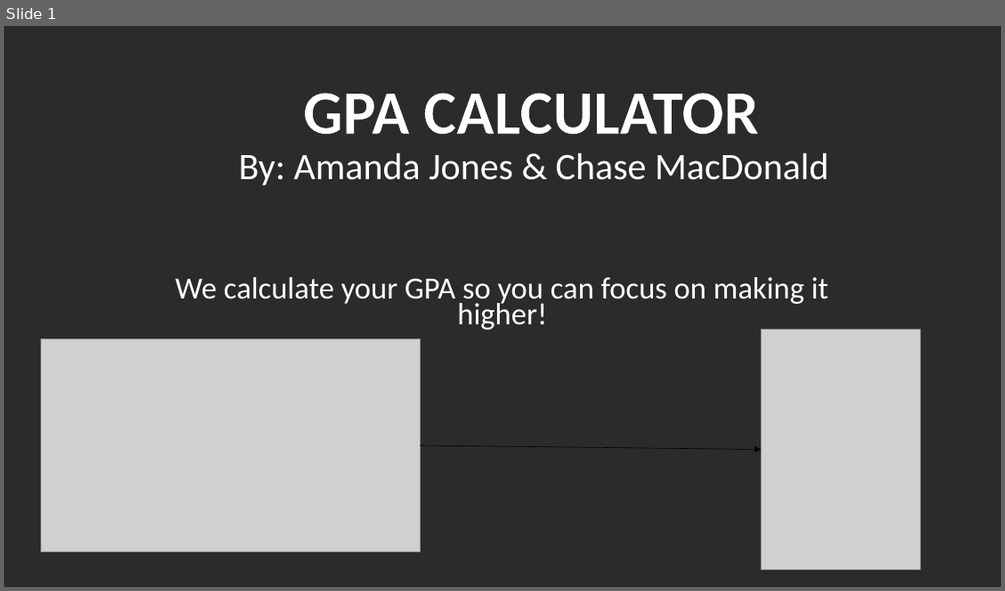
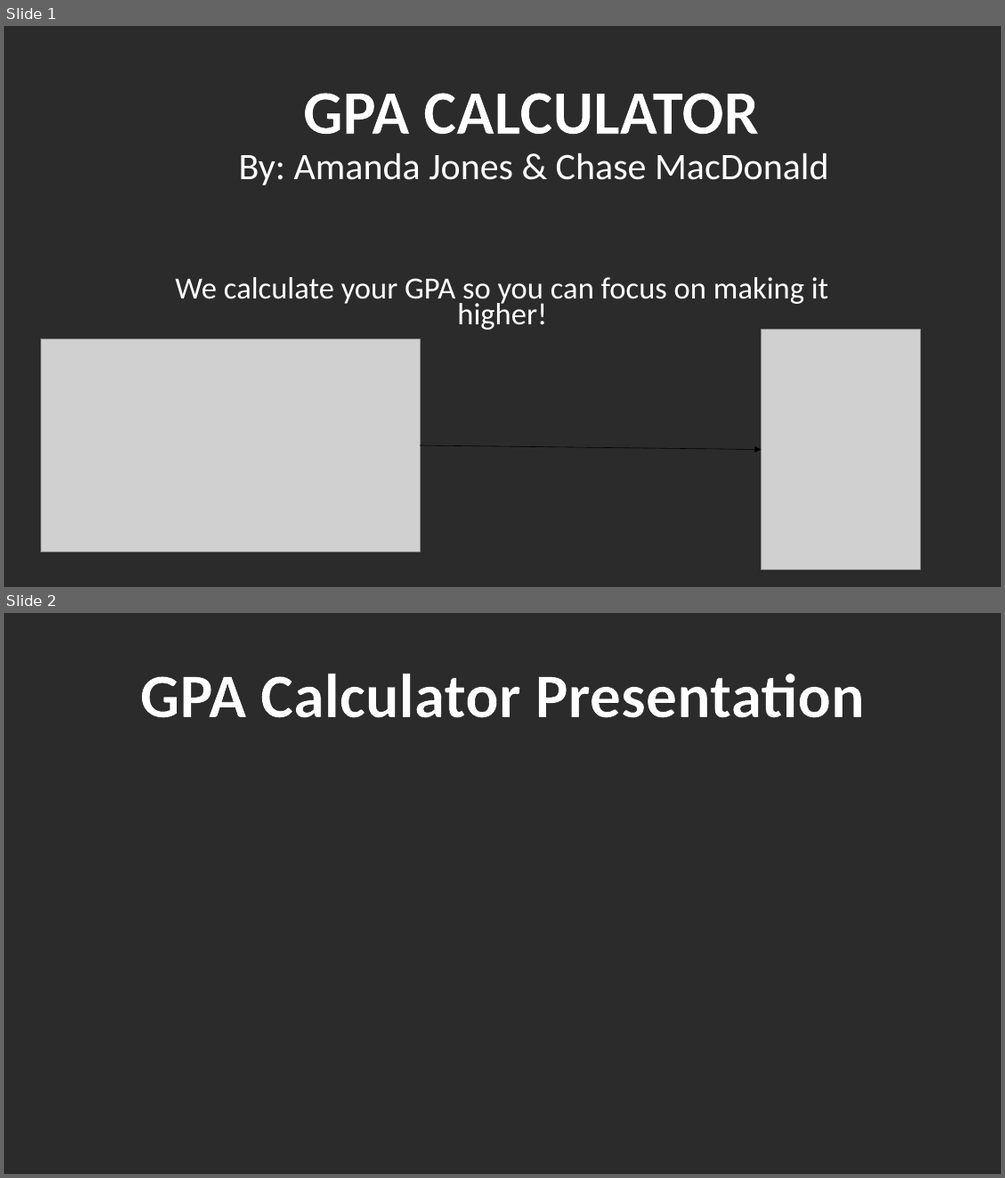
Before and after one commit to ksu-is/GPA-Calculator, a slide deck: Project Sprint 3 PP Splash Screen- GPA CALCULATOR.pptx. Shown one above the other, each under a label of ours: slide 1 before the commit, slides 1 and 2 after it. The pictures are 1005x591 and 1005x1178 pixels, drawn with LibreOffice and Linux fonts; fonts in the diff are those of the drawing; grey boxes stand for pictures; background and template pictures are left out; a plain dark background stands for a picture behind light text. Boxes give left, top, right and bottom in pixels: in the first picture for what was removed or moved away, otherwise in the second. Text is boxed around its words. In the diff, an @@ line names an element or a change of style, - is before the commit and + after.

Commit message:
PPT update

```diff
--- a/Project Sprint 3 PP Splash Screen- GPA CALCULATOR.pptx
+++ b/Project Sprint 3 PP Splash Screen- GPA CALCULATOR.pptx
@@ slide 2 added at bbox=[4, 613, 1001, 1174], background picture (left out) @@
@@ title added at bbox=[140, 674, 864, 718], 60 pt, text #FFFFFF, bold @@
+GPA Calculator Presentation
```
Also in this commit, not shown: 1 other slide added.
